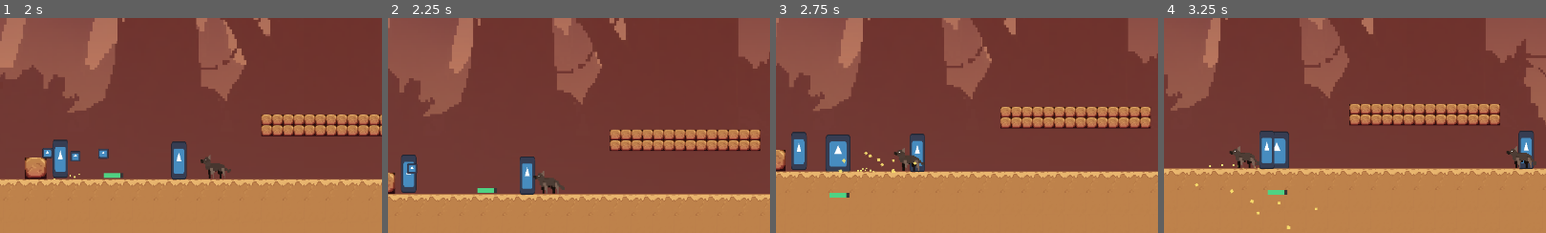
Above: before the commit, frames 1-4 (left to right).
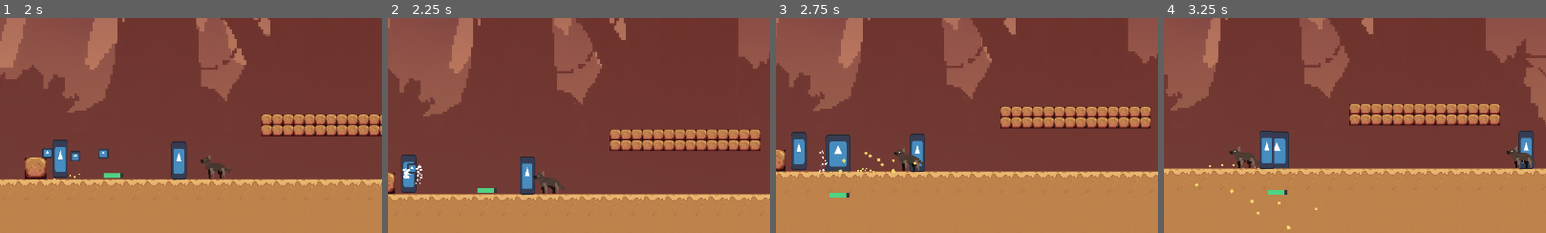
Above: after the commit, the same moments.

Repository: dzfrias/gladiator
Game: Godot game, scene res://scenes/level_playtest.tscn
Two runs of this game, one before a commit and one after it. Both use one fixed random seed, a clock stepped at 60 frames per second and the inputs below. This scene is started directly instead of the project's main scene. The engine's default icon, where the game draws it, is replaced by a stand-in: a white triangle on a blue panel in a dark square. Sound files missing from this copy of the repository are replaced by a short silence.
Inputs (mouse positions are % of the whole screen's width and height, from its top left):
- Up to frame 1 (2 s): move the mouse to (20, 95) at 0.52 s; hold S (crouch) 0.53-1.28 s; hold D (right) from 0.53 s (still down); tap Space (jump) at 0.77, 1.07, 1.52, 1.82 s; move the mouse to (30, 55) at 1.27 s; click (30, 55) at 1.35 s
- Up to frame 2 (2.25 s): move the mouse to (60, 28) at 2.02 s; release D (right) at 2.03 s; hold A (left) from 2.03 s (still down); hold I (interact) from 2.03 s (still down)
- Up to frame 3 (2.75 s): keep holding A (left); keep holding I (interact)
- Up to frame 4 (3.25 s): move the mouse to (45, 70) at 2.77 s; release A (left) at 2.78 s; release I (interact) at 2.78 s; hold D (right) from 2.78 s (still down); tap E (roll) at 2.85 s; tap Space (jump) at 3.02 s
The pictures show only the part of the screen within x 40-90%, y 22-72%; the shares and areas given below are measured in that part.

Frame 1 is identical in both runs. In frame 2, 0.1% of the frame differs, in the area x 3-9%, y 68-78%; in frame 3, less than 0.1%; in frame 4, nothing differs.

Commit message:
add impact particles to tilemap

Diff:
--- a/scenes/idle_shooter.tscn
+++ b/scenes/idle_shooter.tscn
@@ -2,7 +2,7 @@
 
 [ext_resource type="Script" path="res://scripts/enemies/idle_shooter.gd" id="1_gcame"]
 [ext_resource type="PackedScene" uid="uid://b1ft1sjche2hl" path="res://scenes/shooter_projectile.tscn" id="2_wdbwm"]
-[ext_resource type="PackedScene" uid="uid://ch01mb13w86qc" path="res://assets/impact_particles.tscn" id="3_fhmks"]
+[ext_resource type="PackedScene" uid="uid://ch01mb13w86qc" path="res://scenes/particles/impact_particles.tscn" id="3_fhmks"]
 [ext_resource type="Texture2D" uid="uid://dccns2r7l5dx3" path="res://assets/icon.svg" id="4_eip30"]
 [ext_resource type="Script" path="res://scripts/health.gd" id="5_f8rp7"]
 [ext_resource type="Script" path="res://scripts/player/weapon.gd" id="5_undrq"]
--- a/scenes/level_playtest.tscn
+++ b/scenes/level_playtest.tscn
@@ -1,7 +1,9 @@
-[gd_scene load_steps=13 format=4 uid="uid://c5seai2rapw4u"]
+[gd_scene load_steps=15 format=4 uid="uid://c5seai2rapw4u"]
 
 [ext_resource type="PackedScene" uid="uid://dv7ihnextsw4v" path="res://scenes/player.tscn" id="2_arsj3"]
 [ext_resource type="TileSet" uid="uid://dpcafcjqg7xko" path="res://assets/desert.tres" id="3_i65ca"]
+[ext_resource type="Script" path="res://scripts/tilemap.gd" id="3_kj5bd"]
+[ext_resource type="PackedScene" uid="uid://ch01mb13w86qc" path="res://scenes/particles/impact_particles.tscn" id="4_4vw1y"]
 [ext_resource type="PackedScene" uid="uid://bydm8vffd6nwt" path="res://scenes/wolf.tscn" id="5_jrgqa"]
 [ext_resource type="PackedScene" uid="uid://b8sfq85fv1ul4" path="res://scenes/shooter.tscn" id="6_akhvg"]
 [ext_resource type="PackedScene" uid="uid://b6n4ygstauqcx" path="res://scenes/idle_shooter.tscn" id="7_2u84i"]
@@ -23,6 +25,8 @@
 [node name="TileMapLayer" type="TileMapLayer" parent="."]
 tile_map_data = PackedByteArray("AAACAAEAAwAKAAIAAAD8/wEAAwAKAAIAAAD9/wEAAwAKAAIAAAD+/wEAAwAKAAIAAAD//wEAAwAKAAIAAAAAAA …(40464 unchanged characters)…
 tile_set = ExtResource("3_i65ca")
+script = ExtResource("3_kj5bd")
+impact_particle_prefab = ExtResource("4_4vw1y")
 
 [node name="WorldBoundry" type="StaticBody2D" parent="."]
 position = Vector2(-982, -57)
--- a/scenes/shooter.tscn
+++ b/scenes/shooter.tscn
@@ -4,7 +4,7 @@
 [ext_resource type="PackedScene" uid="uid://b1ft1sjche2hl" path="res://scenes/shooter_projectile.tscn" id="2_5g1nj"]
 [ext_resource type="Texture2D" uid="uid://dccns2r7l5dx3" path="res://assets/icon.svg" id="2_y4oe8"]
 [ext_resource type="Script" path="res://scripts/health.gd" id="3_arjap"]
-[ext_resource type="PackedScene" uid="uid://ch01mb13w86qc" path="res://assets/impact_particles.tscn" id="3_qpshq"]
+[ext_resource type="PackedScene" uid="uid://ch01mb13w86qc" path="res://scenes/particles/impact_particles.tscn" id="3_qpshq"]
 [ext_resource type="Script" path="res://scripts/player/weapon.gd" id="5_rapbo"]
 [ext_resource type="Script" path="res://scripts/direction.gd" id="5_x6nd1"]
 [ext_resource type="Resource" uid="uid://cm6ckunk22kfc" path="res://resources/shooter.tres" id="6_cglso"]
--- a/scenes/suispider.tscn
+++ b/scenes/suispider.tscn
@@ -2,7 +2,7 @@
 
 [ext_resource type="Script" path="res://scripts/enemies/suispider.gd" id="1_5l4np"]
 [ext_resource type="Texture2D" uid="uid://dccns2r7l5dx3" path="res://assets/icon.svg" id="1_fkk75"]
-[ext_resource type="PackedScene" uid="uid://ch01mb13w86qc" path="res://assets/impact_particles.tscn" id="2_bb8nd"]
+[ext_resource type="PackedScene" uid="uid://ch01mb13w86qc" path="res://scenes/particles/impact_particles.tscn" id="2_bb8nd"]
 [ext_resource type="Script" path="res://scripts/health.gd" id="3_2s6ah"]
 [ext_resource type="Script" path="res://scripts/direction.gd" id="4_6dvl8"]
 [ext_resource type="Script" path="res://scripts/ui/health_bar_creator.gd" id="6_qtcdd"]
--- a/scenes/vulture.tscn
+++ b/scenes/vulture.tscn
@@ -4,7 +4,7 @@
 [ext_resource type="Texture2D" uid="uid://dccns2r7l5dx3" path="res://assets/icon.svg" id="1_mrh4i"]
 [ext_resource type="Script" path="res://scripts/health.gd" id="2_c4mip"]
 [ext_resource type="PackedScene" uid="uid://dxkwbttbgrri6" path="res://scenes/vulture_projectile.tscn" id="2_yrlq5"]
-[ext_resource type="PackedScene" path="res://assets/impact_particles.tscn" id="3_dpgdj"]
+[ext_resource type="PackedScene" uid="uid://ch01mb13w86qc" path="res://scenes/particles/impact_particles.tscn" id="3_dpgdj"]
 [ext_resource type="Script" path="res://scripts/ui/health_bar_creator.gd" id="6_lxsaj"]
 
 [sub_resource type="RectangleShape2D" id="RectangleShape2D_g6s7y"]
--- a/scenes/wolf.tscn
+++ b/scenes/wolf.tscn
@@ -1,7 +1,7 @@
 [gd_scene load_steps=24 format=3 uid="uid://bydm8vffd6nwt"]
 
 [ext_resource type="Script" path="res://scripts/enemies/wolf.gd" id="1_4octj"]
-[ext_resource type="PackedScene" uid="uid://ch01mb13w86qc" path="res://assets/impact_particles.tscn" id="2_8oh5i"]
+[ext_resource type="PackedScene" uid="uid://ch01mb13w86qc" path="res://scenes/particles/impact_particles.tscn" id="2_8oh5i"]
 [ext_resource type="Script" path="res://scripts/health.gd" id="2_d7ips"]
 [ext_resource type="Script" path="res://scripts/direction.gd" id="5_cmatn"]
 [ext_resource type="Script" path="res://scripts/platform_detection.gd" id="6_lg3qk"]
--- a/scripts/horizontal_projectile.gd
+++ b/scripts/horizontal_projectile.gd
@@ -17,4 +17,6 @@
 	for child in body.get_children():
 		if child is Health:
 			child.take_damage(damage, velocity.normalized())
+	if body is TileMapParticles:
+		body.hit_tilemap(global_position, velocity.normalized())
 	queue_free()
--- /dev/null
+++ b/scripts/tilemap.gd
@@ -0,0 +1,12 @@
+class_name TileMapParticles extends TileMapLayer
+
+@export var impact_particle_prefab: PackedScene
+
+func hit_tilemap(impact_position: Vector2, direction: Vector2):
+	var impact_particles = impact_particle_prefab.instantiate()
+	impact_particles.global_position = impact_position
+	get_tree().current_scene.add_child(impact_particles)
+	impact_particles.direction = -direction
+	impact_particles.emitting = true
+	await impact_particles.finished
+	impact_particles.queue_free()
Renamed: assets/impact_particles.tscn -> scenes/particles/impact_particles.tscn
